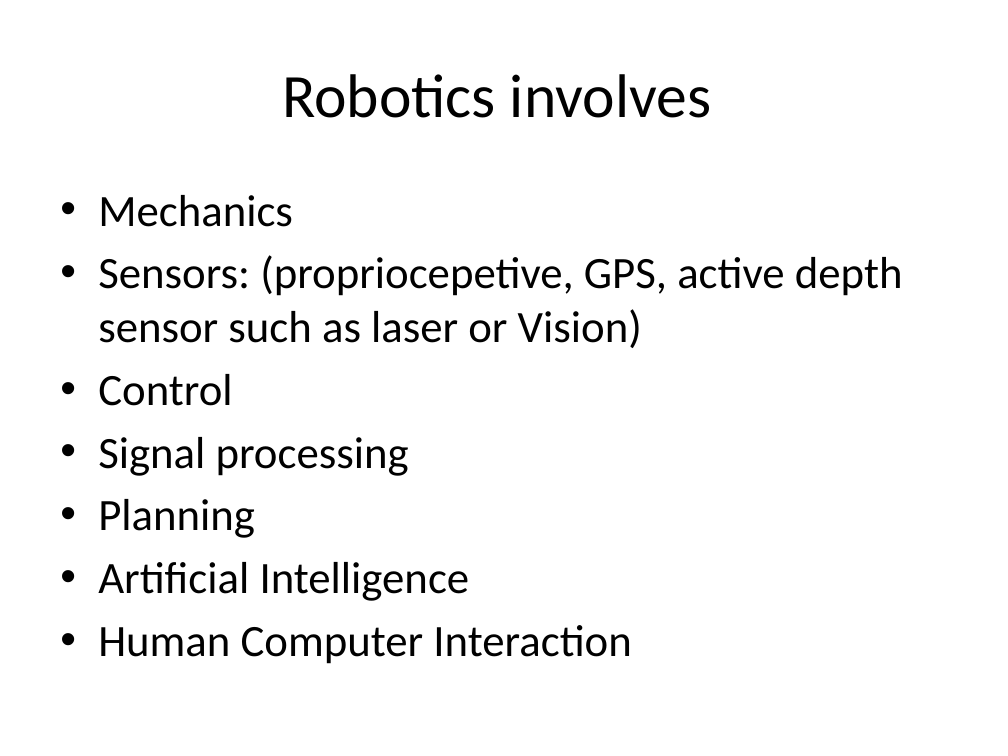
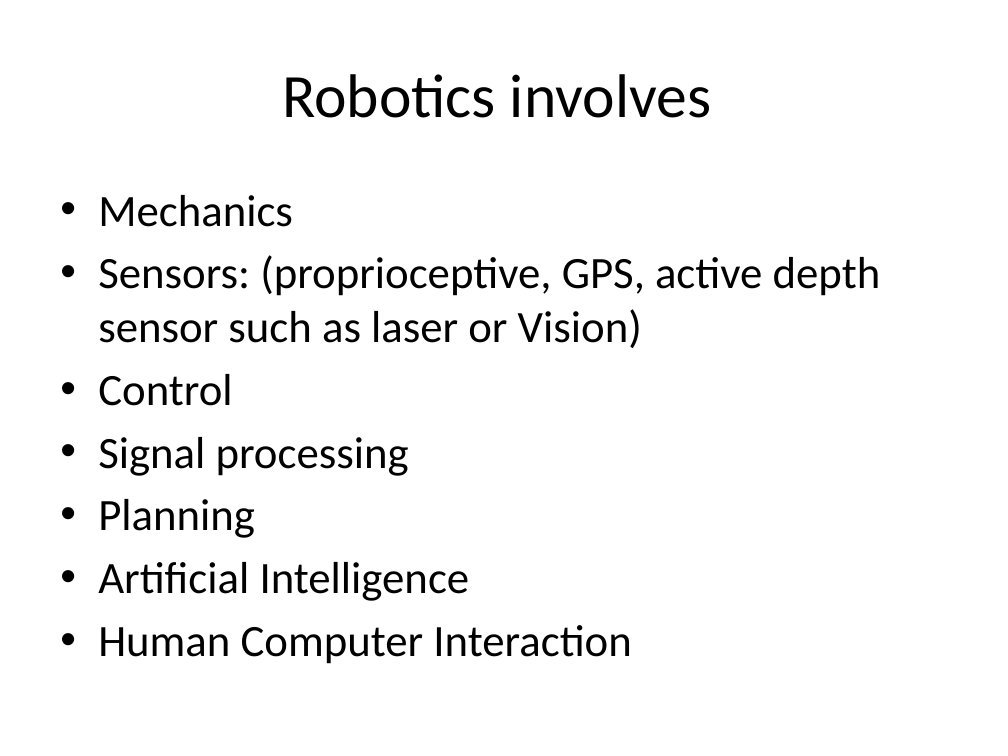
Before and after one commit to amitrokh/CMSC498F, a slide deck: slide 7 of lectures/week_1/Intro.pptx. Drawn at 1008x756 pixels with LibreOffice and Linux fonts; fonts in the diff are those of the drawing. Boxes give left, top, right and bottom in pixels: in the first picture for what was removed or moved away, otherwise in the second. Text is boxed around its words. In the diff, an @@ line names an element or a change of style, - is before the commit and + after.

```diff
--- a/lectures/week_1/Intro.pptx
+++ b/lectures/week_1/Intro.pptx
@@ text at [98,255,881,348]: text changed @@
-• Sensors: (propriocepetive, GPS, active depth sensor such as laser or Vision)
+• Sensors: (proprioceptive, GPS, active depth sensor such as laser or Vision)
```
Also in this commit, not shown: 12 other slides changed.
